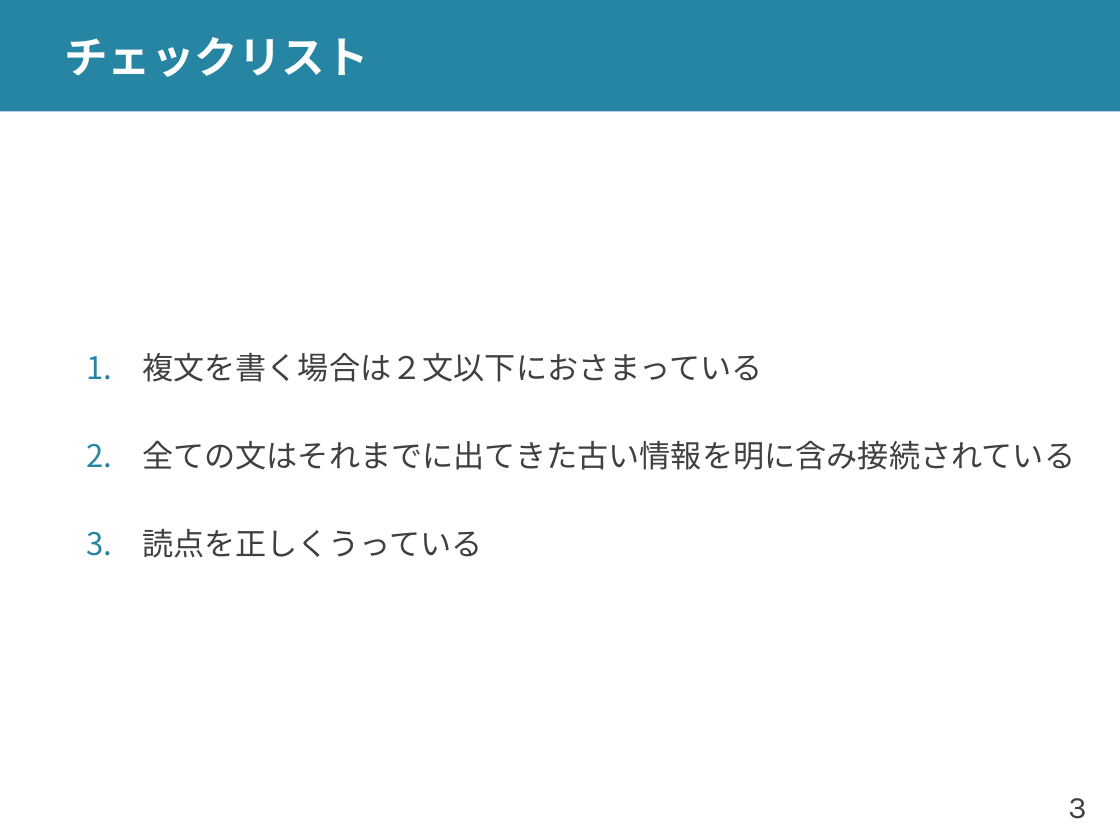
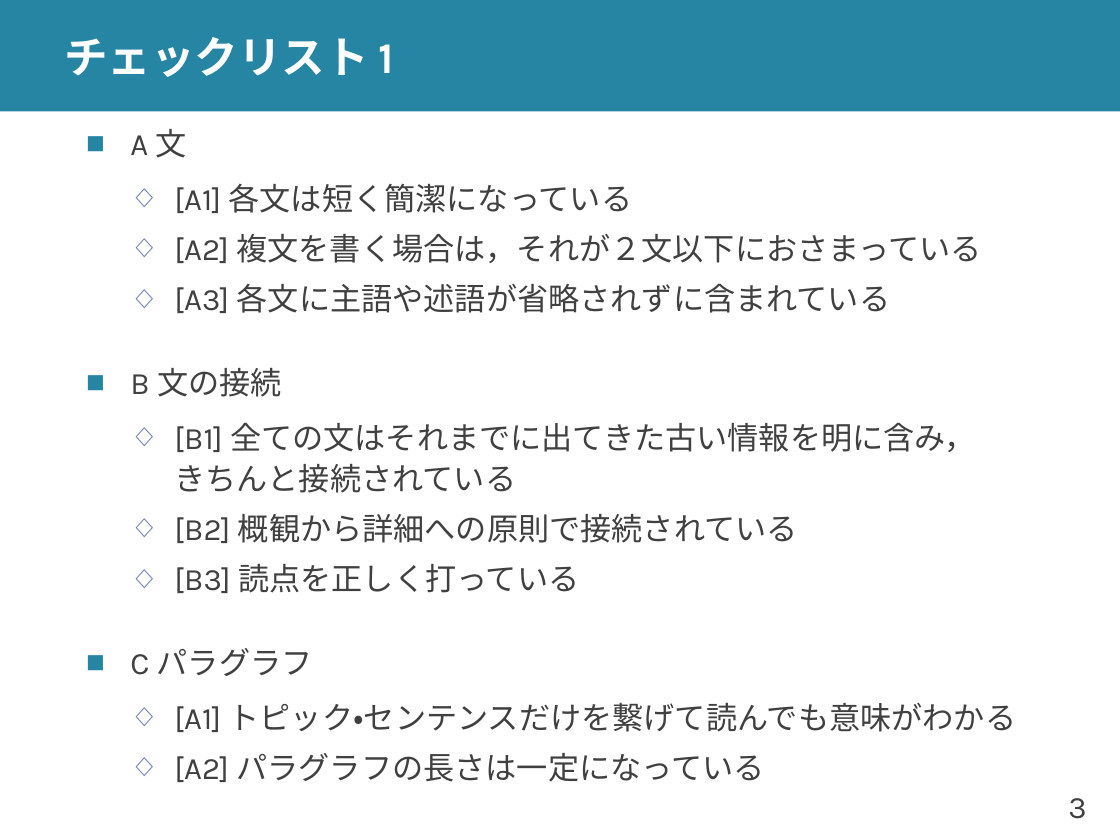
Before and after one commit to shioya-lab/how-to, a slide deck: slide 3 of writing.pptx. Drawn at 1120x840 pixels with LibreOffice and Linux fonts; fonts in the diff are those of the drawing. Boxes give left, top, right and bottom in pixels: in the first picture for what was removed or moved away, otherwise in the second. Text is boxed around its words. In the diff, an @@ line names an element or a change of style, - is before the commit and + after.

```diff
--- a/writing.pptx
+++ b/writing.pptx
@@ title at (64,37,394,77): text changed @@
-チェックリスト
+チェックリスト 1
@@ text at (130,129,1016,782): text changed @@
-1. 複文を書く場合は２文以下におさまっている
-2. 全ての文はそれまでに出てきた古い情報を明に含み接続されている
-3. 読点を正しくうっている
+■ A 文
+  ◇ [A1] 各文は短く簡潔になっている
+  ◇ [A2] 複文を書く場合は，それが２文以下におさまっている
+  ◇ [A3] 各文に主語や述語が省略されずに含まれている
+■ B 文の接続
+  ◇ [B1] 全ての文はそれまでに出てきた古い情報を明に含み，
+    きちんと接続されている
+  ◇ [B2] 概観から詳細への原則で接続されている
+  ◇ [B3] 読点を正しく打っている
+■ C パラグラフ
+  ◇ [A1] トピック・センテンスだけを繋げて読んでも意味がわかる
+  ◇ [A2] パラグラフの長さは一定になっている
```
Also in this commit, not shown: 19 other slides changed, 9 slides added, 1 slide removed, 2 other files.
